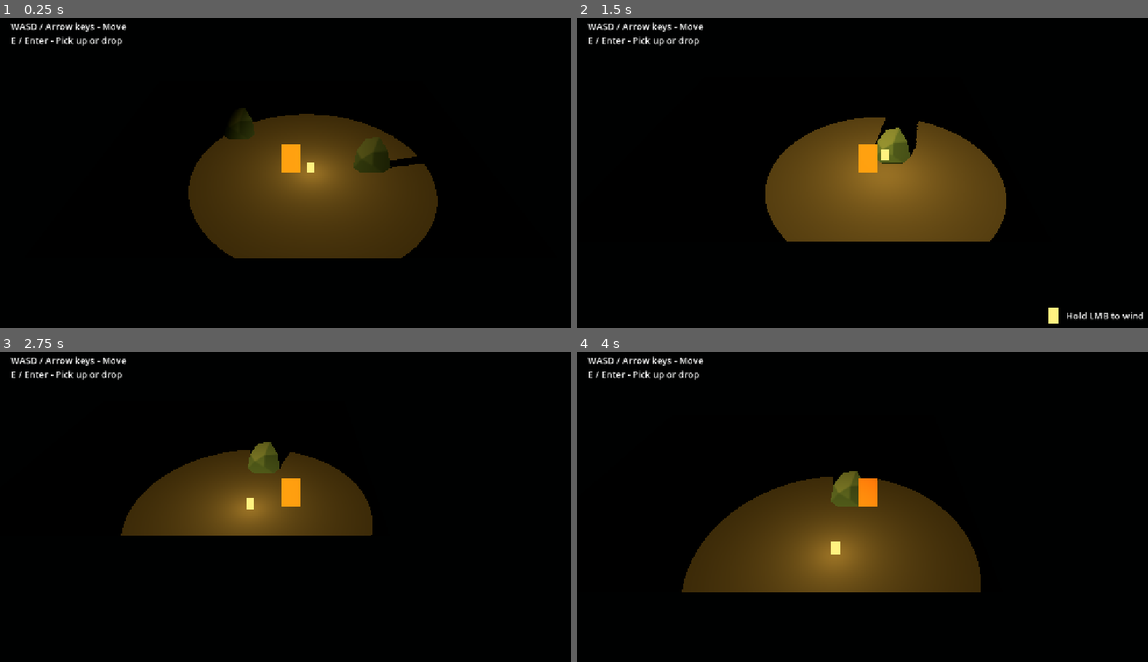
Above: before the commit, frames 1-4 (two rows, left to right).
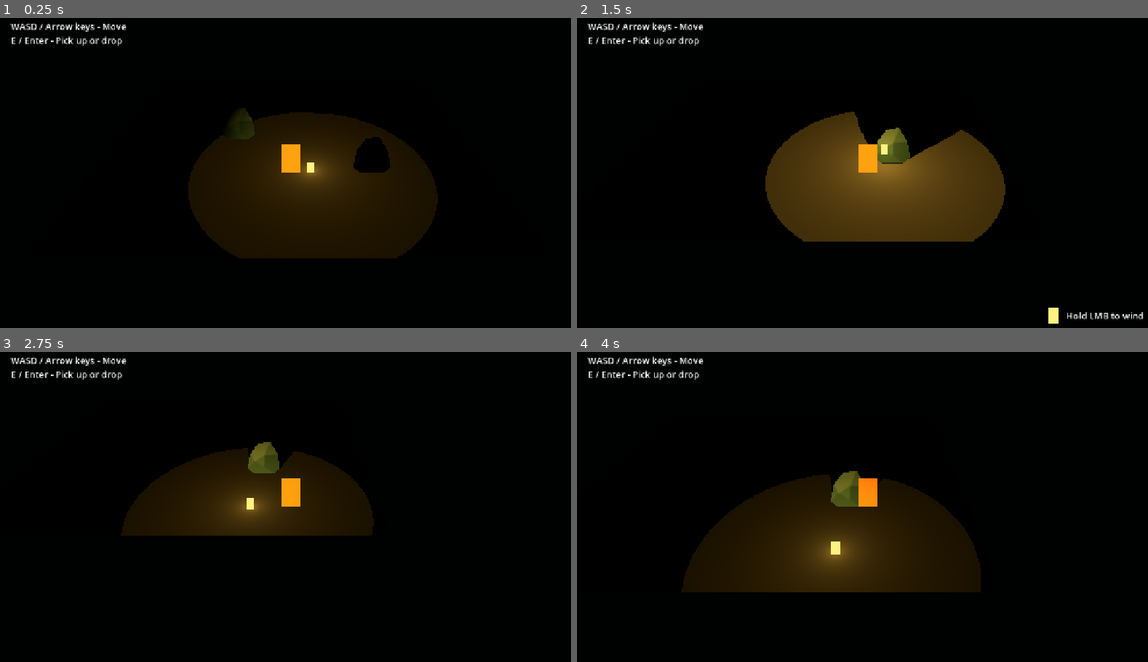
Above: after the commit, the same moments.

Repository: martindzejky/ld60
Game: Godot game, scene res://scenes/main.tscn
Two runs of this game, one before a commit and one after it. Both use one fixed random seed, a clock stepped at 60 frames per second and the inputs below.
Inputs:
- Up to frame 1 (0.25 s): no input
- Up to frame 2 (1.5 s): tap Enter at 0.5 s; hold D (move_right) 0.53-1.28 s; hold Shift (dash) 0.53-1.28 s; tap Space at 1.25 s; hold S (move_down) from 1.28 s (still down); tap Shift (dash) at 1.35 s
- Up to frame 3 (2.75 s): release S (move_down) at 2.03 s; hold D (move_right) from 2.03 s (still down); hold E (interact) from 2.03 s (still down); tap Shift (dash) at 2.3 s
- Up to frame 4 (4 s): release D (move_right) at 2.78 s; release E (interact) at 2.78 s; hold W (move_up) 2.78-3.53 s; tap Shift (dash) at 2.85 s; hold A (move_left) from 3.53 s (still down); hold Shift (dash) from 3.53 s (still down)

The runs differ from the first frame. In frame 1, 17% of the frame differs, in the area x 32-77%, y 30-78%; in frame 2, 7.8%; in frame 3, 9.1%; in frame 4, 15%.

Commit message:
Camera facing visuals and lantern alignment

Diff:
--- a/objects/lantern.tscn
+++ b/objects/lantern.tscn
@@ -1,6 +1,7 @@
 [gd_scene format=3 uid="uid://d330qifnxgchu"]
 
 [ext_resource type="Script" uid="uid://ds3fqg0cq3s7i" path="res://scripts/lantern.gd" id="1"]
+[ext_resource type="Script" path="res://scripts/camera_facing.gd" id="2"]
 
 [sub_resource type="Gradient" id="color"]
 colors = PackedColorArray(1, 0.95, 0.5, 1, 1, 0.95, 0.5, 1)
@@ -13,16 +14,18 @@
 [node name="lantern" type="Node3D" unique_id=709075666]
 script = ExtResource("1")
 
-[node name="sprite" type="Sprite3D" parent="." unique_id=418356784]
+[node name="visuals" type="Node3D" parent="."]
+script = ExtResource("2")
+
+[node name="sprite" type="Sprite3D" parent="visuals" unique_id=418356784]
 cast_shadow = 0
 offset = Vector2(0, 18)
 pixel_size = 0.015
-billboard = 1
 alpha_cut = 1
 texture = SubResource("texture")
 
-[node name="light" type="OmniLight3D" parent="." unique_id=876345472]
-transform = Transform3D(1, 0, 0, 0, 1, 0, 0, 0, 1, 0, 0.8611219, 0)
+[node name="light" type="OmniLight3D" parent="visuals" unique_id=876345472]
+position = Vector3(0, 0.27, 0)
 light_color = Color(1, 0.75, 0.3, 1)
 light_energy = 1.8
 light_specular = 0.0
--- a/objects/player.tscn
+++ b/objects/player.tscn
@@ -1,6 +1,7 @@
 [gd_scene format=3 uid="uid://w6mjmcbcb6d"]
 
 [ext_resource type="Script" uid="uid://cwsar4g8vkhkt" path="res://scripts/player.gd" id="1"]
+[ext_resource type="Script" path="res://scripts/camera_facing.gd" id="2"]
 
 [sub_resource type="CapsuleShape3D" id="shape"]
 radius = 0.3
@@ -20,7 +21,6 @@
 albedo_texture = SubResource("texture")
 diffuse_mode = 1
 specular_mode = 2
-billboard_mode = 1
 disable_receive_shadows = true
 backlight_enabled = true
 backlight = Color(1, 1, 1, 1)
@@ -37,16 +37,18 @@
 transform = Transform3D(1, 0, 0, 0, 1, 0, 0, 0, 1, 0, 0.6, 0)
 shape = SubResource("shape")
 
-[node name="sprite" type="Sprite3D" parent="." unique_id=1425917564]
+[node name="visuals" type="Node3D" parent="."]
+script = ExtResource("2")
+
+[node name="sprite" type="Sprite3D" parent="visuals" unique_id=1425917564]
 cast_shadow = 0
 material_override = SubResource("material")
 offset = Vector2(0, 48)
 pixel_size = 0.015
-billboard = 1
 alpha_cut = 1
 texture = SubResource("texture")
 
-[node name="lantern_slot" type="Marker3D" parent="." unique_id=440290762]
+[node name="lantern_slot" type="Marker3D" parent="visuals" unique_id=440290762]
 transform = Transform3D(1, 0, 0, 0, 1, 0, 0, 0, 1, 0.81327057, 0.88996845, 0.15)
 
 [node name="drop_slot" type="Marker3D" parent="." unique_id=207987825]
--- a/scenes/main.tscn
+++ b/scenes/main.tscn
@@ -59,7 +59,7 @@
 [node name="lantern" parent="." unique_id=1329808312 node_paths=PackedStringArray("carrier", "attachment_slot", "drop_slot", "carried_ui") instance=ExtResource("3")]
 transform = Transform3D(1, 0, 0, 0, 1, 0, 0, 0, 1, 1, 0, 3)
 carrier = NodePath("../player")
-attachment_slot = NodePath("../player/lantern_slot")
+attachment_slot = NodePath("../player/visuals/lantern_slot")
 drop_slot = NodePath("../player/drop_slot")
 carried_ui = NodePath("../hud/lantern")
 
--- /dev/null
+++ b/scripts/camera_facing.gd
@@ -0,0 +1,8 @@
+class_name CameraFacing
+extends Node3D
+
+
+func _process(_delta: float) -> void:
+  var camera := get_viewport().get_camera_3d()
+  if camera:
+    global_basis = camera.global_basis
--- a/scripts/lantern.gd
+++ b/scripts/lantern.gd
@@ -1,3 +1,4 @@
+class_name Lantern
 extends Node3D
 
 @export var carrier: CharacterBody3D
--- a/scripts/player.gd
+++ b/scripts/player.gd
@@ -1,3 +1,4 @@
+class_name Player
 extends CharacterBody3D
 
 @export var speed: float = 4.0
@@ -28,7 +29,10 @@
 func _unhandled_input(event: InputEvent) -> void:
   if not event.is_action_pressed('dash') or event.is_echo():
     return
-  if not _cooldown_timer.is_stopped() or not _dash_timer.is_stopped() or not _recovery_timer.is_stopped():
+  if (
+    not _cooldown_timer.is_stopped() or not _dash_timer.is_stopped()
+    or not _recovery_timer.is_stopped()
+  ):
     return
 
   var direction := Input.get_vector('move_left', 'move_right', 'move_up', 'move_down')
Not shown, added: scripts/camera_facing.gd.uid
